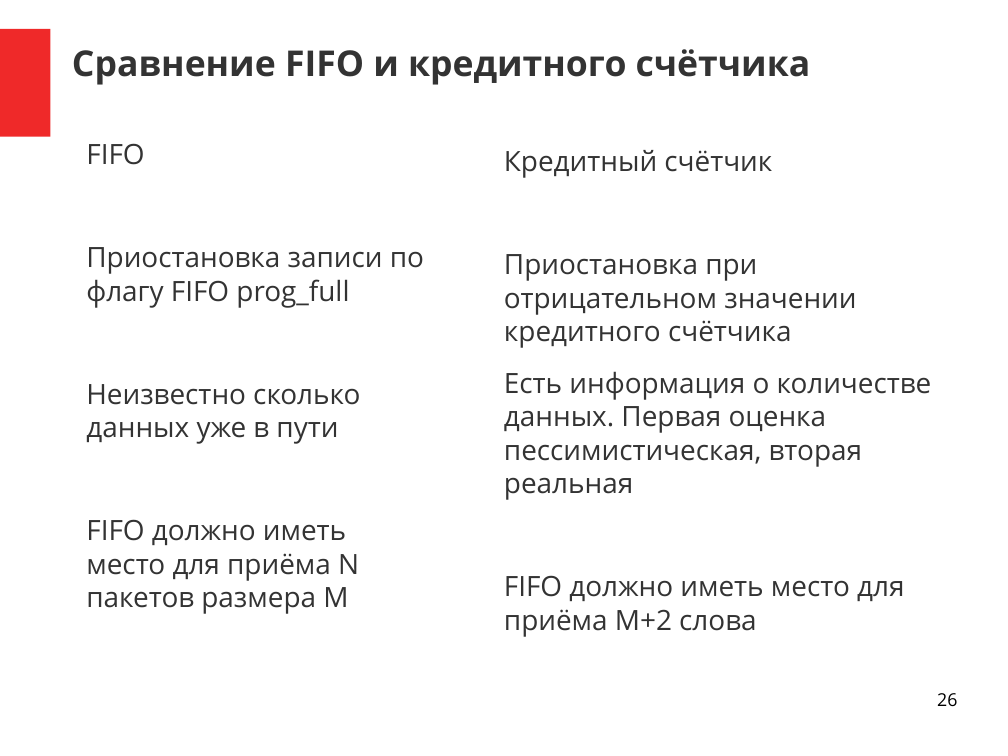
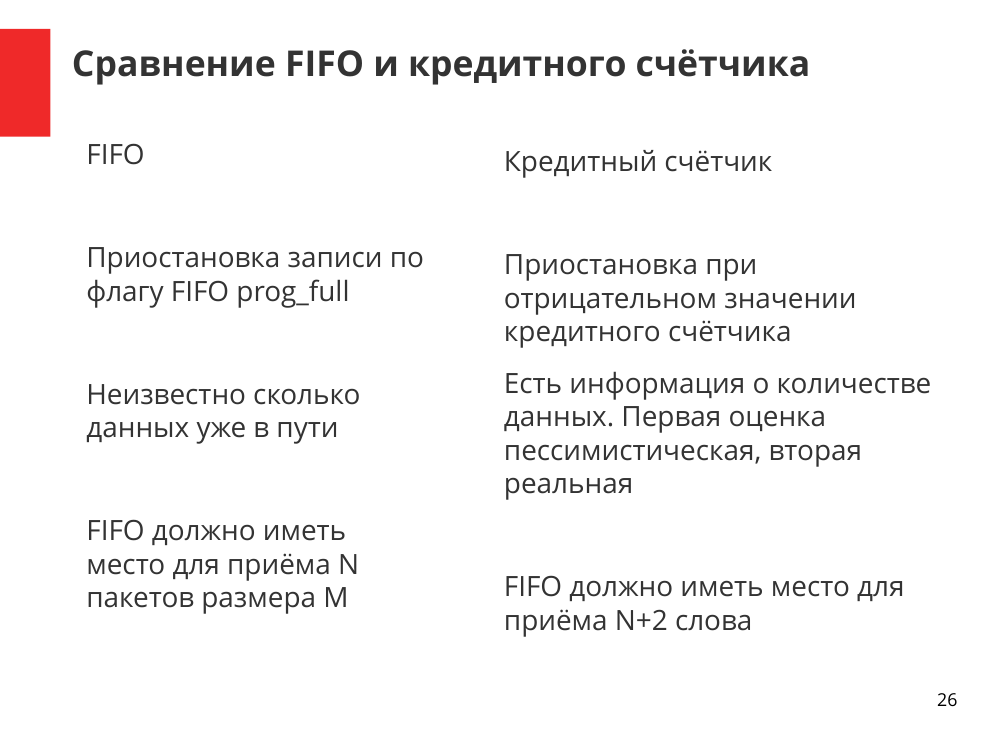
Before and after one commit to DigitalDesignSchool/2021dev, a slide deck: slide 26 of examples/presentation/pr_1.odp. Drawn at 1008x756 pixels with LibreOffice and Linux fonts; fonts in the diff are those of the drawing. Boxes give left, top, right and bottom in pixels: in the first picture for what was removed or moved away, otherwise in the second. Text is boxed around its words. In the diff, an @@ line names an element or a change of style, - is before the commit and + after.

```diff
--- a/examples/presentation/pr_1.odp
+++ b/examples/presentation/pr_1.odp
@@ text at (504,575,904,637): text changed @@
-FIFO должно иметь место для приёма M+2 слова
+FIFO должно иметь место для приёма N+2 слова
```
Also in this commit, not shown: 4 other slides changed, 2 slides added, 2 slides removed, 4 other files.
